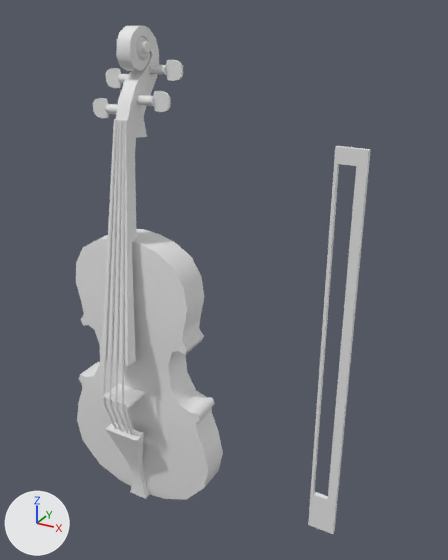
An edit to the FBX model Return of the Symphony/Assets/Art/Models/Viool.fbx, drawn before and after from the same camera.
The view is the same before and after, from a 50 mm lens placed at (2.12, -2.75, 3.09), pointed at (0.54, 0.13, 1.65). The lights are fixed; the arrows at lower left show +X, +Y and +Z. Where no turn or scale is listed for an object, it has been applied to the vertices.

The scene before the commit, as lines of its bpy script (objects in view):
```python
me_cube_010 = bpy.data.meshes.new('Cube.010')
me_cube_010.from_pydata(...)  # 768 vertices, 758 faces; spans x -0.54..1.36, y -0.3..0.28, z 0.0..3.0
ob_viool = bpy.data.objects.new('Viool', me_cube_010)
ob_viool.location = (0.0, 0.0, 0.0)
```
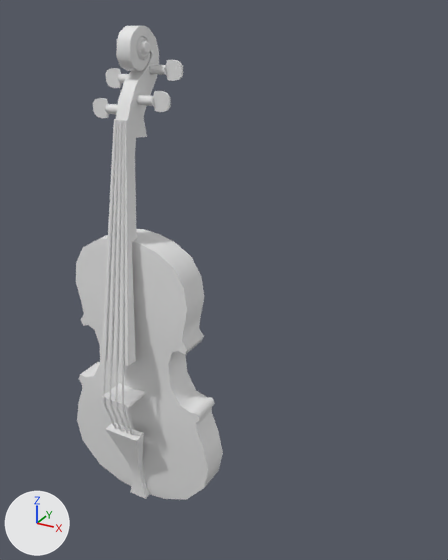
Boxes (x1, y1, x2, y2) around the edits, measured in the pictures (448 x 560 px):
'Viool', reshaped (50% narrower, 7% shorter): before (76, 26, 371, 534); after (76, 26, 223, 500)
part 1 of me_cube_010, deleted: before (308, 146, 371, 534)

Diff of the bpy script that builds the scene:
```diff
--- a/Return of the Symphony/Assets/Art/Models/Viool.fbx.py
+++ b/Return of the Symphony/Assets/Art/Models/Viool.fbx.py
@@ me_cube_010 @@
 me_cube_010.from_pydata(...)  # 768 vertices, 758 faces; spans x -0.54..1.36, y -0.3..0.28, z 0.0..3.0
 # used by ob_viool; location = (0.0, 0.0, 0.0)
+# me_cube_010 part 1: the loose piece of 16 vertices spanning x 1.2..1.36, y -0.03..-0.01, z 0.25..2.51 is deleted
```
